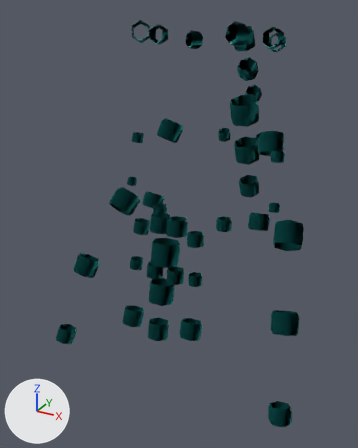
Before and after pictures for a commit that changed the glTF model assets/giant/parts/Beads_bone.glb.
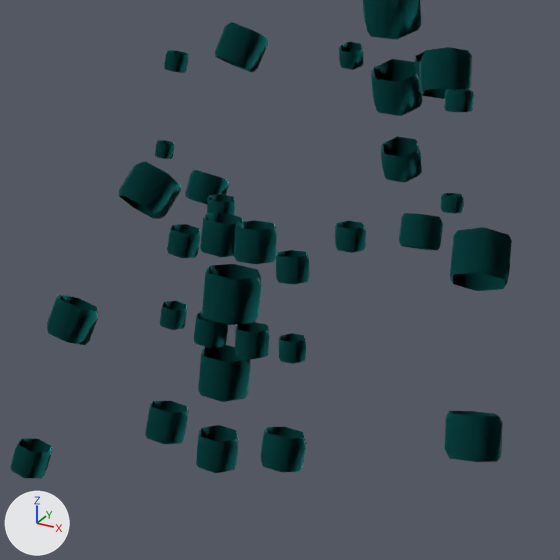
There are two pictures of each version: one whole from a 50 mm camera at (0.547, -1.252, 3.658) aimed at (-0.058, -0.152, 3.108), one close up on the part from 14% to 92% of the width and 24% to 86% of the height. Every picture has the same lights, and +X, +Y and +Z are marked at lower left. The first two pictures are the older version. Vertices at exactly the same position are counted once.

Script lines for the objects in view, before the commit:
```python
me_beads_bone = bpy.data.meshes.new('Beads_bone')
me_beads_bone.from_pydata(...)  # 1032 vertices, 1548 faces; spans x -0.355..0.355, y -0.394..0.256, z 2.749..3.629
me_beads_bone.materials.append(mat_defaultmaterial)
ob_beads_bone = bpy.data.objects.new('Beads_bone', me_beads_bone)
ob_beads_bone.location = (0.0, 0.0, 0.0)
```
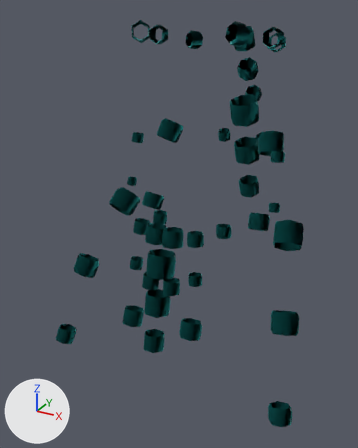
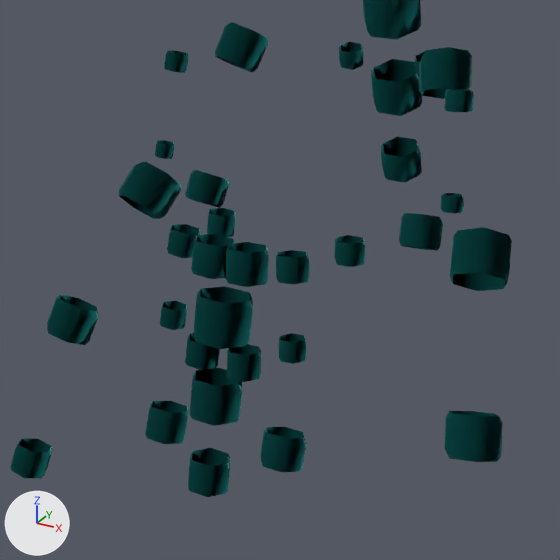
The newer file adds a shape key; the second version is drawn at full value of the shape key 'chin' of 'Beads_bone', and the change is written as the vertex moves it makes.

Changed parts and their boxes [x1, y1, x2, y2] in the close-ups (560 x 560 px; the box of a moved part takes in the faces that stretch with it):
'Beads_bone', reshaped: before [11, 0, 512, 479]; after [11, 0, 512, 497]
part 1 of me_beads_bone, moved or reshaped: before [234, 220, 277, 264]; after [226, 242, 269, 287]
part 2 of me_beads_bone, moved or reshaped: before [235, 322, 269, 359]; after [227, 344, 261, 382]
part 3 of me_beads_bone, moved or reshaped: before [200, 213, 244, 257]; after [191, 234, 235, 279]
part 4 of me_beads_bone, moved or reshaped: before [194, 312, 228, 348]; after [185, 333, 220, 370]
part 5 of me_beads_bone, moved or reshaped: before [202, 264, 261, 325]; after [193, 286, 253, 349]
part 6 of me_beads_bone, moved or reshaped: before [198, 345, 251, 402]; after [189, 368, 242, 426]
part 7 of me_beads_bone, moved or reshaped: before [196, 425, 238, 473]; after [188, 448, 230, 497]
part 8 of me_beads_bone, moved or reshaped: before [335, 221, 366, 253]; after [334, 235, 366, 267]
part 9 of me_beads_bone, moved or reshaped: before [207, 194, 235, 215]; after [207, 208, 235, 237]

Edits to the bpy script that builds the scene:
```text
Change me_beads_bone:
    used by ob_beads_bone; location = (0.0, 0.0, 0.0)
    remove me_beads_bone.from_pydata(...)  # 1032 vertices, 1548 faces; spans x -0.355..0.355, y -0.394..0.256, z 2.749..3.629
    add me_beads_bone.from_pydata(...)  # 1032 vertices, 1548 faces; spans x -0.355..0.355, y -0.415..0.256, z 2.749..3.629
    me_beads_bone part 1: the loose piece of 24 vertices spanning x -0.006..0.051, y -0.336..-0.283, z 3.154..3.202 is moved by (0.0, -0.02, -0.02)
    me_beads_bone part 2: the loose piece of 24 vertices spanning x 0.005..0.052, y -0.351..-0.307, z 3.037..3.077 is moved by (0.0, -0.02, -0.02)
    me_beads_bone part 3: the loose piece of 24 vertices spanning x -0.051..0.006, y -0.336..-0.283, z 3.154..3.202 is moved by (0.0, -0.02, -0.02)
    me_beads_bone part 4: the loose piece of 24 vertices spanning x -0.052..-0.005, y -0.351..-0.307, z 3.037..3.077 is moved by (0.0, -0.02, -0.02)
    me_beads_bone part 5: the loose piece of 24 vertices spanning x -0.039..0.039, y -0.364..-0.291, z 3.079..3.145 is moved by (0.0, -0.021, -0.022)
    me_beads_bone part 6: the loose piece of 24 vertices spanning x -0.035..0.035, y -0.38..-0.314, z 2.983..3.042 is moved by (0.0, -0.021, -0.022)
    me_beads_bone part 7: the loose piece of 24 vertices spanning x -0.029..0.029, y -0.394..-0.34, z 2.889..2.938 is moved by (0.0, -0.021, -0.022)
    me_beads_bone part 8: the loose piece of 24 vertices spanning x 0.073..0.115, y -0.214..-0.176, z 3.139..3.172 is moved by (0.0, 0.0, -0.02)
    me_beads_bone part 9: the loose piece of 24 vertices spanning x -0.115..-0.072, y -0.214..-0.176, z 3.139..3.173 is moved by (0.0, 0.0, -0.02)
```
